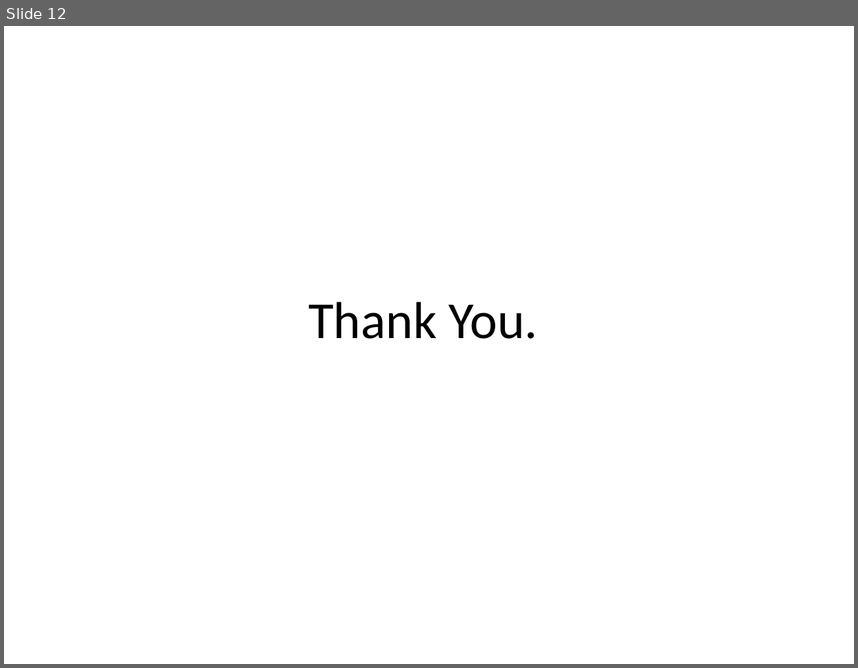
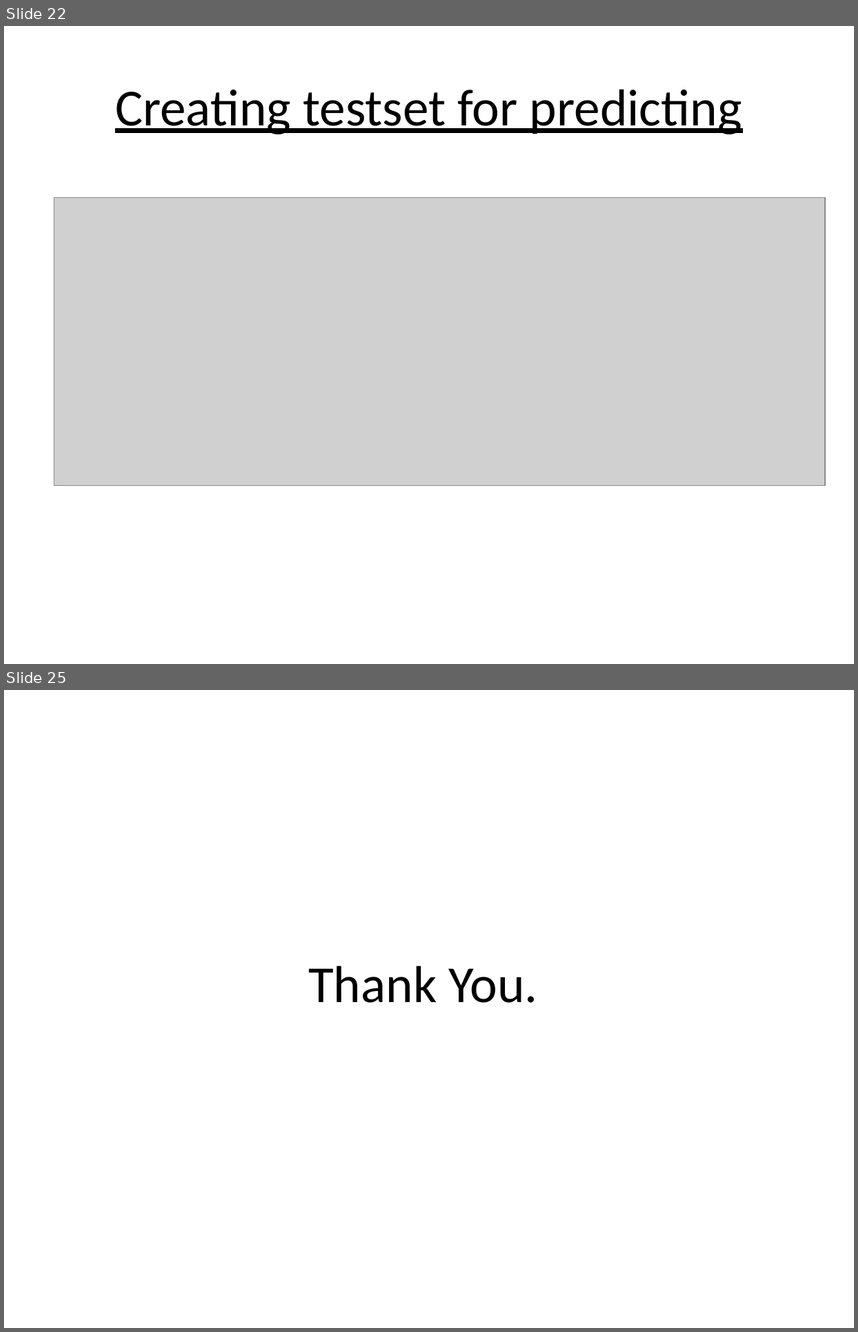
Before and after one commit to abhilashsaj/Simple-Recurrent-Neural-Network-with-Keras, a slide deck: Recurrent Neural Networks.pptx. Shown one above the other, each under a label of ours: slide 12 before the commit, slides 22 and 25 after it; the slides between them are not shown. The pictures are 858x668 and 858x1332 pixels, drawn with LibreOffice and Linux fonts; fonts in the diff are those of the drawing; grey boxes stand for pictures. Boxes give left, top, right and bottom in pixels: in the first picture for what was removed or moved away, otherwise in the second. Text is boxed around its words. In the diff, an @@ line names an element or a change of style, - is before the commit and + after.

```diff
--- a/Recurrent Neural Networks.pptx
+++ b/Recurrent Neural Networks.pptx
@@ slide 22 added at bbox=[4, 26, 854, 664], background #FFFFFF @@
@@ title added at bbox=[115, 89, 742, 134], 44 pt, text #000000, underline @@
+Creating testset for predicting
@@ picture added at bbox=[54, 198, 825, 486] @@
@@ what was slide 12 is now slide 25 @@
```
Also in this commit, not shown: 8 slides changed, 12 other slides added, 1 other file.
